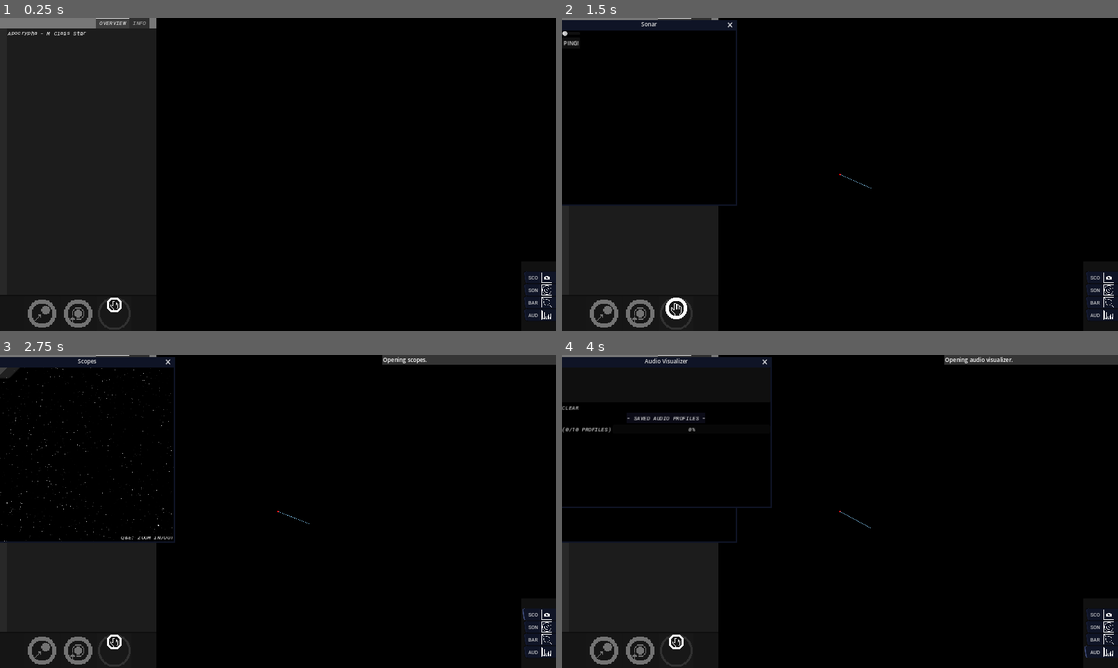
Above: before the commit, frames 1-4 (two rows, left to right).
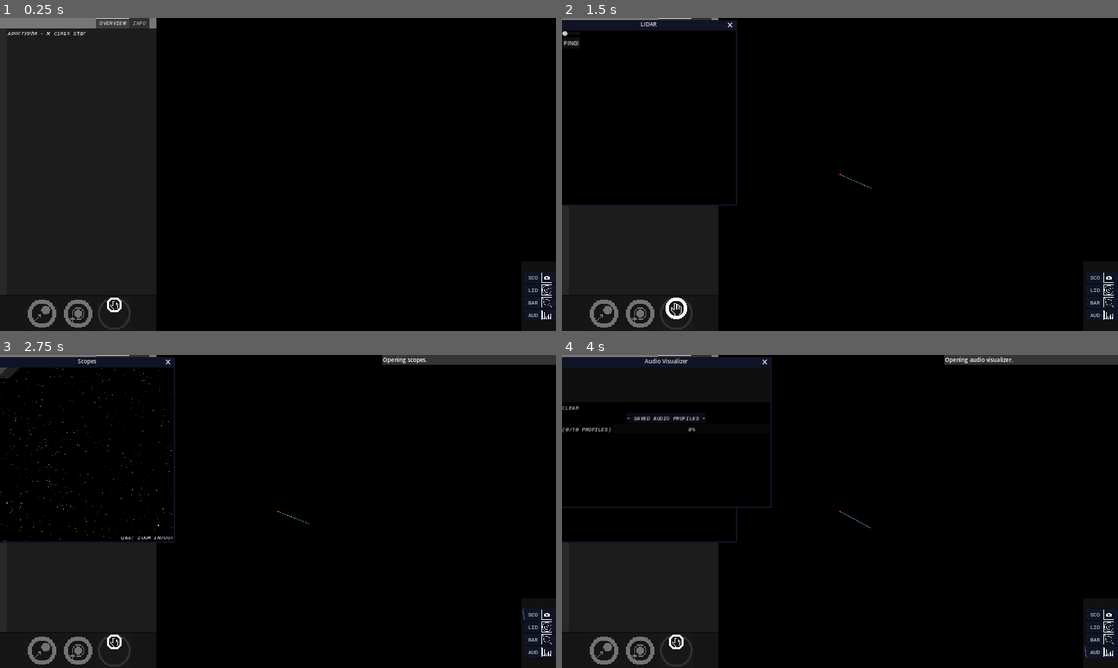
Above: after the commit, the same moments.

Repository: KermitGodFrog/Stellar-Cartography
Game: Godot game, scene res://Scenes/Game Master/gameMaster.tscn
Same seed, same stepped clock (60 frames per second), same inputs: the game is played once before the commit and once after it. Sound files missing from this copy of the repository are replaced by a short silence.
Inputs (mouse positions are in pixels of both pictures, inside the frame that each line leads up to):
- Up to frame 1 (0.25 s): no input
- Up to frame 2 (1.5 s): click "SON" (after the commit: "LID") at 0.5 s; click (678, 312) at 1.25 s
- Up to frame 3 (2.75 s): click "SCO" at 2 s
- Up to frame 4 (4 s): click "BAR" at 2.75 s; click "AUD" at 3.5 s

The runs differ from the first frame. In frame 1, less than 0.1% of the frame differs, in the area x 95-97%, y 86-88%; in frame 2, less than 0.1%, in the area x 14-97%, y 1-88%; in frame 3, less than 0.1%; in frame 4, less than 0.1%.

Commit message:
Exploration overhaul.

Diff:
--- a/Data/bodyAPI.gd
+++ b/Data/bodyAPI.gd
@@ -14,6 +14,8 @@
 var position: Vector2
 var rotation: float #radians
 
+var pings_to_be_theorised: int = 3
+var is_theorised: bool = false
 var is_known: bool = false
 
 enum VARIATIONS {LOW, MEDIUM, HIGH}
@@ -70,3 +72,13 @@
 
 func is_station():
 	return false
+
+func is_theorised_but_not_known():
+	if is_theorised and is_known:
+		return false
+	elif is_theorised and (not is_known):
+		return true
+	elif (not is_theorised) and is_known:
+		return false #??????????????????
+	else:
+		return false
--- a/Scenes/Sonar Interface/sonar_interface.tscn
+++ b/Scenes/Sonar Interface/sonar_interface.tscn
@@ -4,7 +4,7 @@
 [ext_resource type="Theme" uid="uid://bxsxiysg4ln2k" path="res://Scenes/window_theme.tres" id="1_rjt1s"]
 
 [node name="sonar_window" type="Window"]
-title = "Sonar"
+title = "LIDAR"
 position = Vector2i(0, 36)
 size = Vector2i(500, 500)
 visible = false
--- a/Scenes/System 3D/system_3d.gd
+++ b/Scenes/System 3D/system_3d.gd
@@ -82,7 +82,10 @@
 	#setting locked_body_label text
 	var body = system.get_body_from_identifier(label_locked_body_identifier)
 	if body:
-		locked_body_label.set_text(str("LOCKED: ", body.display_name.capitalize()))
+		if body.is_known:
+			locked_body_label.set_text(str("LOCKED: ", body.display_name.capitalize()))
+		if body.is_theorised_but_not_known():
+			locked_body_label.set_text("LOCKED: Unknown")
 	else:
 		locked_body_label.set_text("")
 	pass
--- a/Scenes/System Map/system_map.gd
+++ b/Scenes/System Map/system_map.gd
@@ -127,6 +127,10 @@
 	system_list.set_item_metadata(star_item_idx, star.get_identifier())
 
 	for body in system.bodies:
+		if body.is_theorised_but_not_known(): if (body.is_planet() or body.is_wormhole() or body.is_station()):
+			var new_item_idx: int
+			new_item_idx = system_list.add_item("???")
+			system_list.set_item_metadata(new_item_idx, body.get_identifier())
 		if body.is_known: if (body.is_planet() or body.is_wormhole() or body.is_station()):
 			var new_item_idx: int
 			if body.is_planet(): new_item_idx = system_list.add_item(str("> ", body.display_name + " - ", body.metadata.get("planet_type"), " Planet"))
@@ -149,7 +153,8 @@
 				SONAR_PINGS.erase(ping)
 
 	#INFOR TAB!!!!!!! \/\/\\/\/
-	if follow_body: follow_body_label.set_text(str(">>> ", follow_body.get_display_name()))
+	if follow_body and follow_body.is_known: follow_body_label.set_text(str(">>> ", follow_body.get_display_name()))
+	elif follow_body and follow_body.is_theorised_but_not_known(): follow_body_label.set_text(">>> UNKNOWN")
 	else: follow_body_label.set_text(">>> LOCK BODY FOR INFO")
 	body_attributes_list.clear()
 	if follow_body:
@@ -164,6 +169,9 @@
 				var parse: String
 				match entry:
 					"mass": parse = str(follow_body.metadata.get(entry) * 333000, " (Earth masses)")
+					"planet_type":
+						if follow_body.is_known: parse = str(follow_body.metadata.get(entry))
+						else: parse = str("Unknown")
 					_: parse = str(follow_body.metadata.get(entry))
 				body_attributes_list.add_item(str(entry, " : ", parse), null, false)
 
@@ -171,7 +179,7 @@
 	if follow_body: if follow_body.is_planet() and follow_body.get_current_variation() != null:
 		var data_for_planet_type = system.planet_type_data.get(follow_body.metadata.get("planet_type"))
 		var variation_class = data_for_planet_type.get("variation_class")
-		if variation_class != null:
+		if variation_class != null and (follow_body.is_known == true):
 			picker_label.show()
 			picker_button.show()
 			picker_label.set_text(str(variation_class.to_upper(), ":").replace("_", " "))
@@ -274,6 +282,9 @@
 
 	for body in system.bodies:
 		if Geometry2D.is_point_in_polygon(body.position, points):
+			body.pings_to_be_theorised = maxi(0, body.pings_to_be_theorised - 1)
+			if body.pings_to_be_theorised == 0:
+				body.is_theorised = true #so it says '???' on the overview
 			var ping = load("res://Data/Ping Display Helpers/normal.tres").duplicate(true)
 			ping.position = body.position
 			ping.resetTime()
--- a/Scenes/System Map/system_map.tscn
+++ b/Scenes/System Map/system_map.tscn
@@ -319,7 +319,7 @@
 [node name="sonar_button" type="Button" parent="system/camera/canvas/control/apps_panel/apps_margin/apps_scroll"]
 layout_mode = 2
 theme = ExtResource("8_a7cgy")
-text = "SON"
+text = "LID"
 icon = ExtResource("9_4nwtv")
 clip_text = true
 icon_alignment = 2
